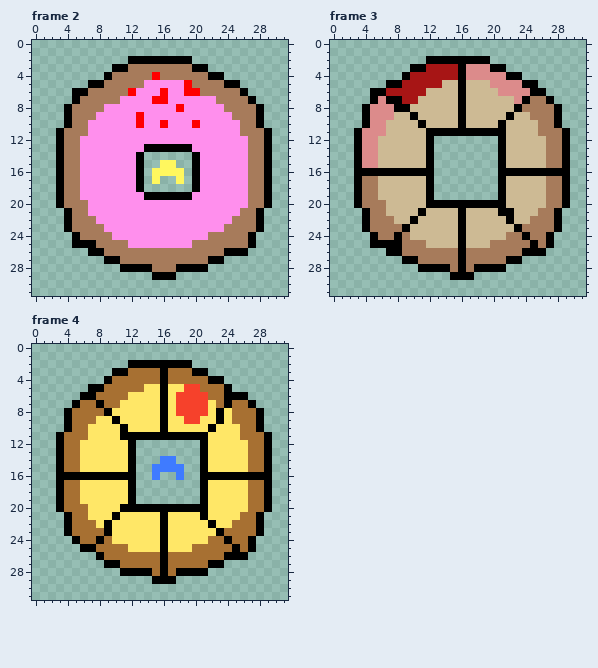
A pixel-art file gets an edit: Assets/DawnyArt/compass.aseprite. Above, as it was before the edit.
32x32 pixels, 5 frames. Shown: frame 2, frame 3, frame 4. The commit also changed other frames, which this record leaves out.
Once edited:
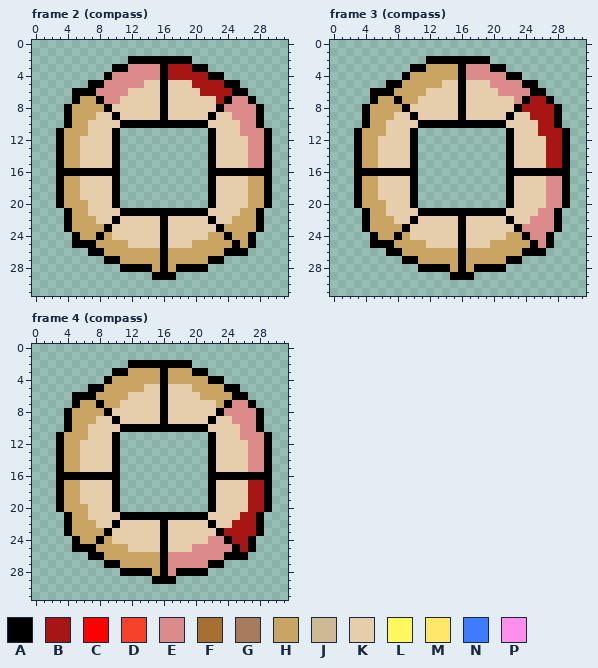
Palette (. is transparent): A #000000  B #a71515  C #ff0000  D #f6412b  E #dc8b8b  F #a77032  G #a77b5b  H #caa463  J #cdba94  K #e6ceac  L #fff75e  M #ffe767  N #3f7bff  P #ff8fed
From old to new:
Changed rows in their new state; - is an unchanged pixel.
Frame 2 (compass), layer "Layer 1":
first column x 4:
 3 --------EEEEABBB---------
 4 ------EEEEEEABBBBB-------
 5 -----EEEEEKKAKKKBBBB-----
 6 ---AEEEEKKKKAKKKKBBBBA---
 7 --HHAEEKKKKKAKKKKKKBAEE--
 8 -HHHHAKKKKKKAKKKKKKAEEEE-
 9 -HHHKKAKKKKKAKKKKKAKKEEE-
10 -HHKKKKAAAAAAAAAAAKKKKEE-
11 HHHKKKA...........AKKKEEE
12 HHKKKKA...........AKKKKEE
13 HHKKKKA...........AKKKKEE
14 HHKKKKA...------..AKKKKEE
15 HHKKKKA...--..--..AKKKKEE
16 AAAAAAA...-....-..AAAAAAA
17 HHKKKKA...-.--.-..AKKKKHH
18 HHKKKKA...------..AKKKKHH
19 HHKKKKA...........AKKKKHH
20 HHHKKKA...........AKKKKHH
21 -HHKKKKAAAAAAAAAAAKKKKHH-
22 -HHHKKAKKKKKAKKKKKAKKHHH-
23 -HHHHAKKKKKKAKKKKKKAHHHH-
24 --HHAHKKKKKKAKKKKKHHAHH--
25 ----HHHHKKKKAKKKHHHHHAH--
26 -----HHHHHHHAHHHHHHH-----
27 -------HHHHHAHHHHH-------
28 -----------HAH-----------
Frame 3 (compass), layer "Layer 1":
first column x 4:
 3 --------HHHH-------------
 4 ------HHHHHH-------------
 5 -----HHHHHKK-KKK---------
 6 ---AHHHHKKKK-KKKK--------
 7 --HH-HHKKKKK-KKKKKK--BB--
 8 -HHHH-KKKKKK-KKKKKK-BBBB-
 9 -HHHKK-KKKKK-KKKKK-KKBBB-
10 -HHKKKK-AAAA-AAAA-KKKKBB-
11 HHHKKKA...........AKKKBBB
12 HHKKKKA..--------.AKKKKBB
13 HHKKKKA..--------.AKKKKBB
14 HHKKKKA..--------.AKKKKBB
15 HHKKKKA..--------.AKKKKBB
16 -------..--------.-------
17 HHKKKKA..--------.AKKKKEE
18 HHKKKKA..--------.AKKKKEE
19 HHKKKKA..--------.AKKKKEE
20 HHHKKKA...........AKKKKEE
21 -HHKKKK-AAAA-AAAA-KKKKEE-
22 -HHHKK-KKKKK-KKKKK-KKEEE-
23 -HHHH-KKKKKK-KKKKKK-EEEE-
24 --HH-HKKKKKK-KKKKKHH-EE--
25 ----HHHHKKKK-KKKHHHHH-E--
26 -----HHHHHHH-HHHHHHH-----
27 -------HHHHH-HHHHH-------
28 -----------H-H-----------
Frame 4 (compass), layers "Layer 2", "Layer 1":
first column x 4:
 3 --------HHHH-HHH---------
 4 ------HHHHHH-HHHHH-------
 5 -----HHHHHKK-KKKHHHH-A---
 6 -A--HHHHKKKK-KKKKHHHH----
 7 --HH-HHKKKKK-KKKKKKH-EE--
 8 -HHHH-KKKKKK-KKKKKK-EEEE-
 9 -HHHKK-KKKKK-KKKKKAKKEEE-
10 -HHKKKK-AAAA-AAAAAKKKKEE-
11 HHHKKKA...........AKKKEEE
12 HHKKKKA..--------.AKKKKEE
13 HHKKKKA..--------.AKKKKEE
14 HHKKKKA..---..---.AKKKKEE
15 HHKKKKA..--....--.AKKKKEE
16 -------..--.--.--.-------
17 HHKKKKA..--------.AKKKKBB
18 HHKKKKA..--------.AKKKKBB
19 HHKKKKA..--------.AKKKKBB
20 HHHKKKA...........AKKKKBB
21 -HHKKKKAAAAA-AAAA-KKKKBB-
22 -HHHKKAKKKKK-KKKKK-KKBBB-
23 -HHHH-KKKKKK-KKKKKK-BBBB-
24 --HH-HKKKKKK-KKKKKEE-BB--
25 -A--HHHHKKKK-KKKEEEEE-B--
26 ---A-HHHHHHH-EEEEEEE-----
27 -------HHHHH-EEEEE-------
28 -----------H-E-----------
